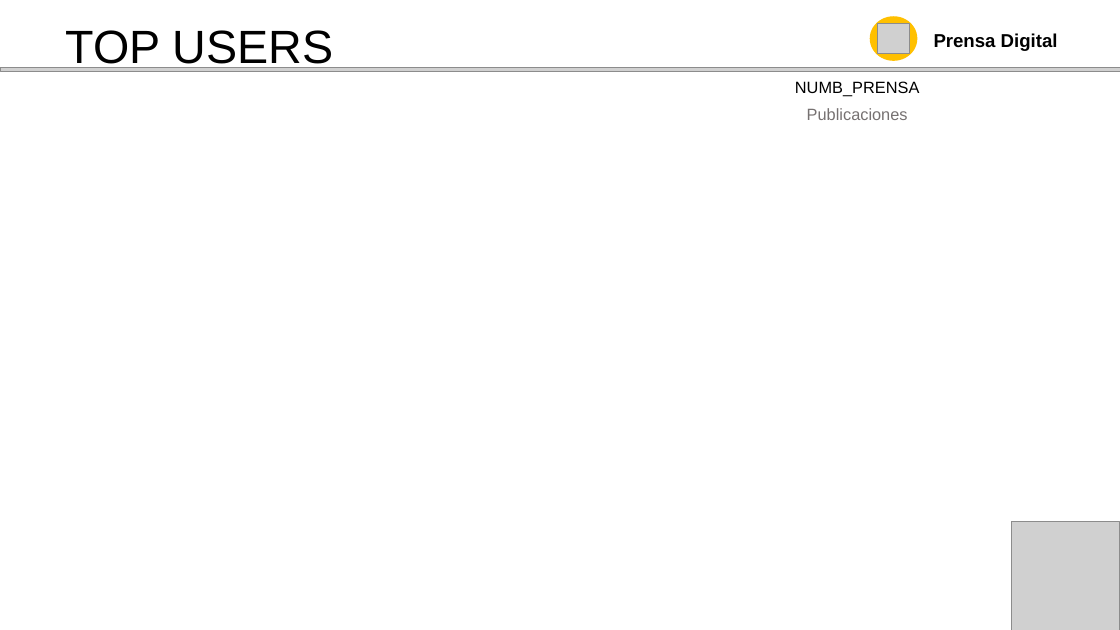
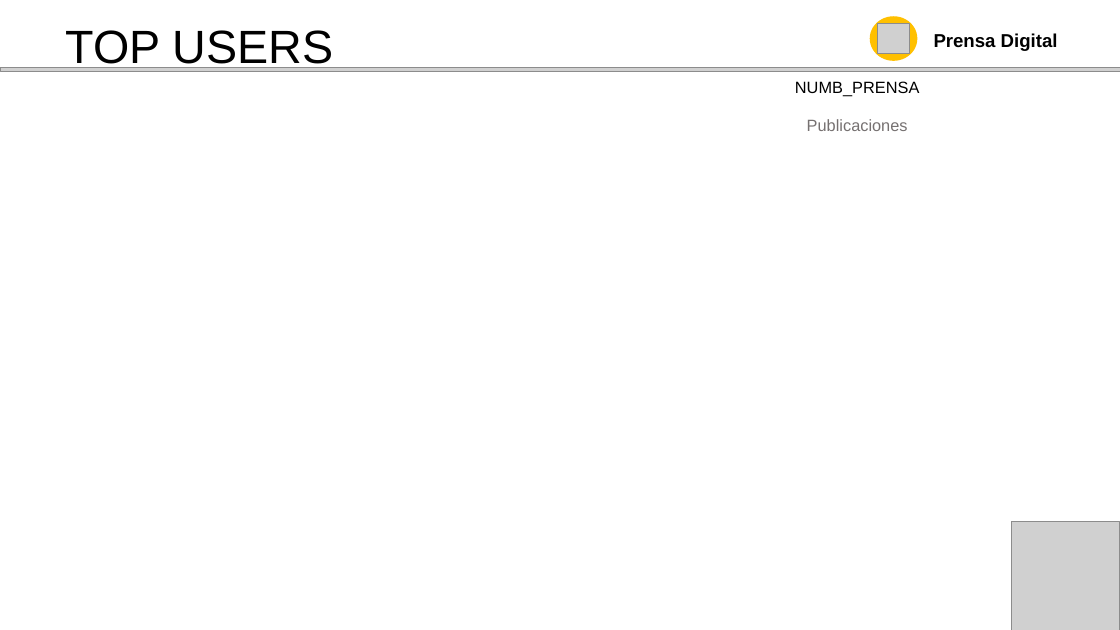
Before and after one commit to 2mingho/powerpoint-automation, a slide deck: slide 5 of powerpoints/Reporte_plantilla.pptx. Drawn at 1120x630 pixels with LibreOffice and Linux fonts; fonts in the diff are those of the drawing; grey boxes stand for pictures. Boxes give left, top, right and bottom in pixels: in the first picture for what was removed or moved away, otherwise in the second. Text is boxed around its words. In the diff, an @@ line names an element or a change of style, - is before the commit and + after.

```diff
--- a/powerpoints/Reporte_plantilla.pptx
+++ b/powerpoints/Reporte_plantilla.pptx
@@ text "Publicaciones": place and size @@
-text "Publicaciones" at bbox=[807, 108, 908, 120]
+text "Publicaciones" at bbox=[807, 119, 908, 131]
```
Also in this commit, not shown: 3 other slides changed, 4 other files.
